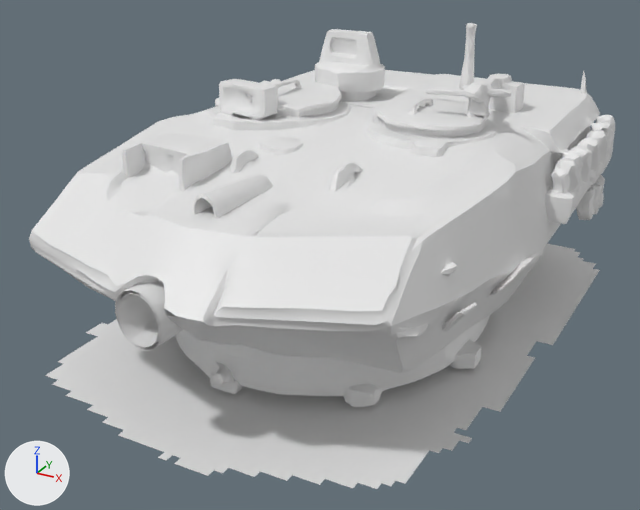
The FBX model Assets/Models/Vehicles/Split/main_v6_turret.fbx: old version first, new version second.
Camera for both pictures: a 50 mm lens placed at (2.83, -5.56, 3.21), pointed at (-0.07, -0.3, 0.58). The lights are fixed; the arrows at lower left show +X, +Y and +Z. The picture after the commit comes second. Vertices at exactly the same position are counted once.

In view in the first picture: 'geometry_0'.
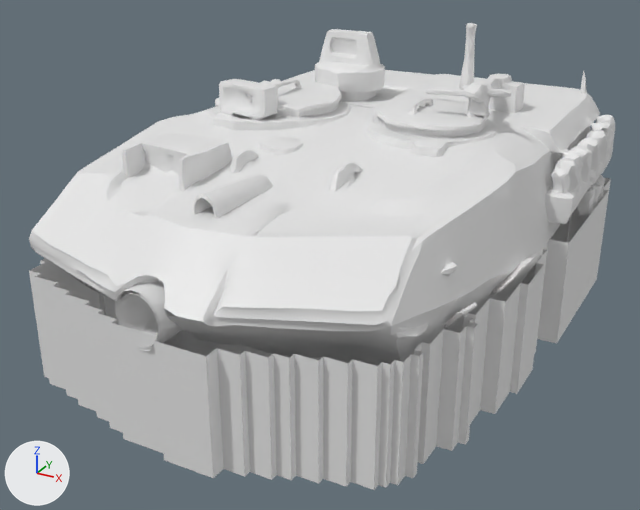
Pixel boxes [x1, y1, x2, y2] of what changed, in the pictures (640 x 510 px; the box of a moved part takes in the faces that stretch with it):
'geometry_0', reshaped
    before: [29, 23, 615, 489]
    after: [29, 23, 615, 490]
part 1 of me_geometry_0, added (mostly hidden)
    after: [118, 262, 537, 349]
part 2 of me_geometry_0, added
    after: [29, 178, 610, 490]
part 3 of me_geometry_0, moved or reshaped (mostly hidden afterwards)
    before: [45, 244, 600, 489]
    after: [30, 179, 611, 490]

What changed in the scene script:
```text
Change me_geometry_0:
    used by ob_geometry_0; location = (0.0, 0.0, 0.0)
    remove me_geometry_0.from_pydata(...)  # 29195 vertices, 64253 faces; spans x -1.6..1.6, y -2.23..2.15, z 0.0..2.04
    add me_geometry_0.from_pydata(...)  # 36670 vertices, 78139 faces; spans x -1.6..1.6, y -2.23..2.15, z 0.0..2.04
    me_geometry_0 part 1: a new loose piece of 4976 vertices spanning x -1.6..1.6, y -2.23..2.12, z 0.01, in mat_designer_logic_pbr (its picture is missing)
    me_geometry_0 part 2: a new loose piece of 668 vertices spanning x -1.6..1.6, y -2.23..2.12, z 0.01..0.81, in mat_designer_logic_pbr (its picture is missing)
    me_geometry_0 part 3: 3340 vertices removed from x -1.6..1.58, y -2.23..2.09, z 0.01; 5171 vertices added at x -1.6..1.6, y -2.23..2.12, z 0.01..0.81
```
